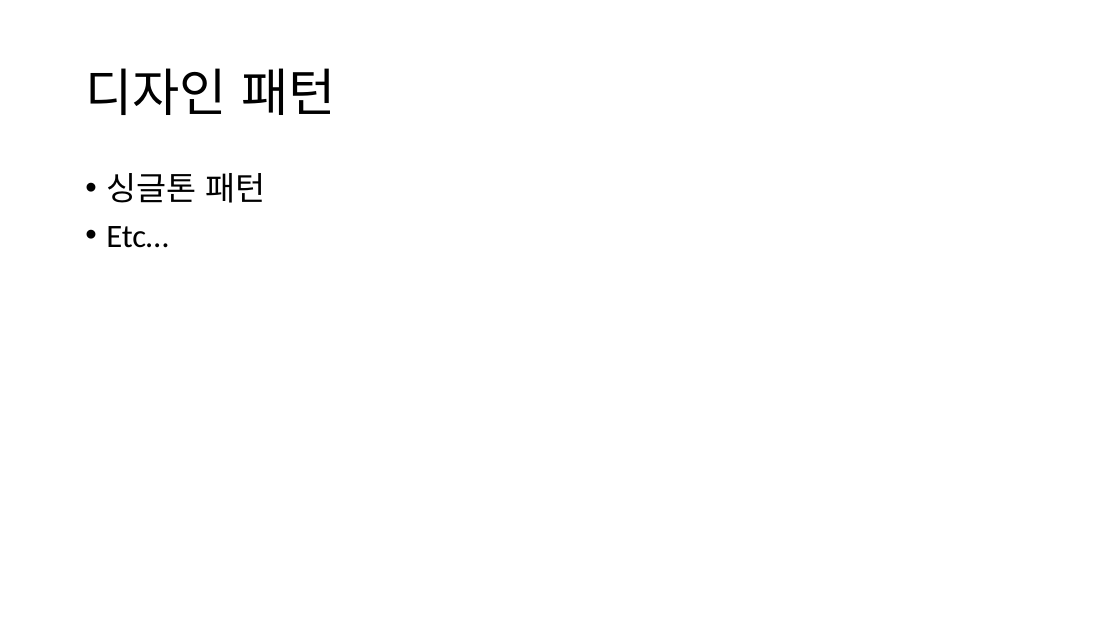
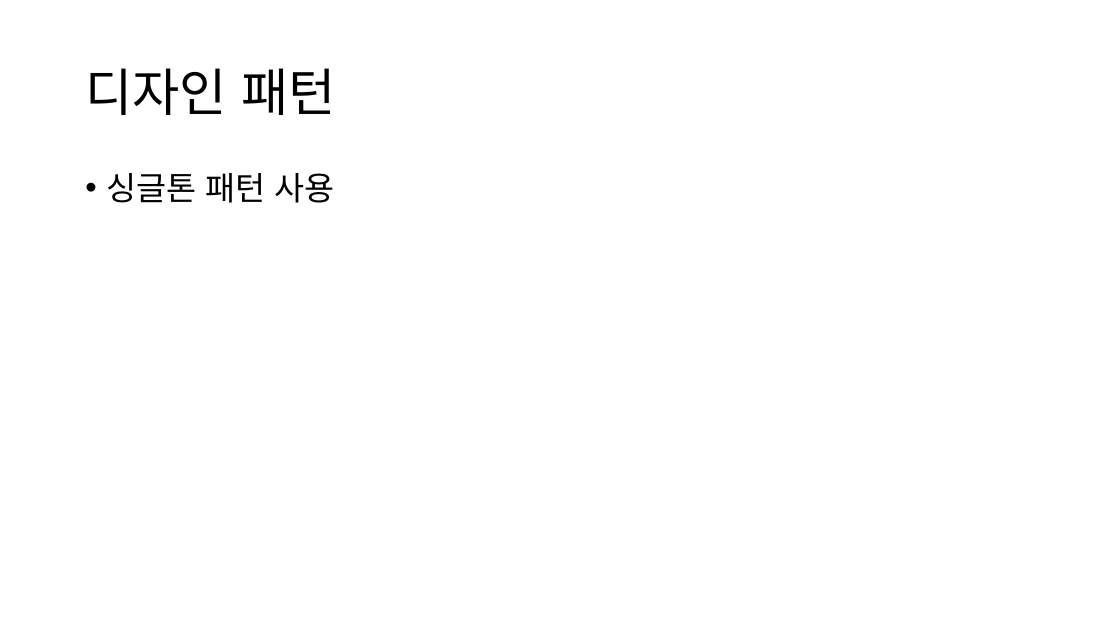
Before and after one commit to OOP-TERM/Othello, a slide deck: slide 12 of 보고서/보고서.pptx (slide 10 before the commit). Drawn at 1120x630 pixels with LibreOffice and Linux fonts; fonts in the diff are those of the drawing. Boxes give left, top, right and bottom in pixels: in the first picture for what was removed or moved away, otherwise in the second. Text is boxed around its words. In the diff, an @@ line names an element or a change of style, - is before the commit and + after.

```diff
--- a/보고서/보고서.pptx
+++ b/보고서/보고서.pptx
@@ text at (x1=106, y1=173, x2=335, y2=203): text changed @@
-• 싱글톤 패턴
-• Etc…
+• 싱글톤 패턴 사용
```
Also in this commit, not shown: 4 other slides changed, 2 slides added, 7 other files.
